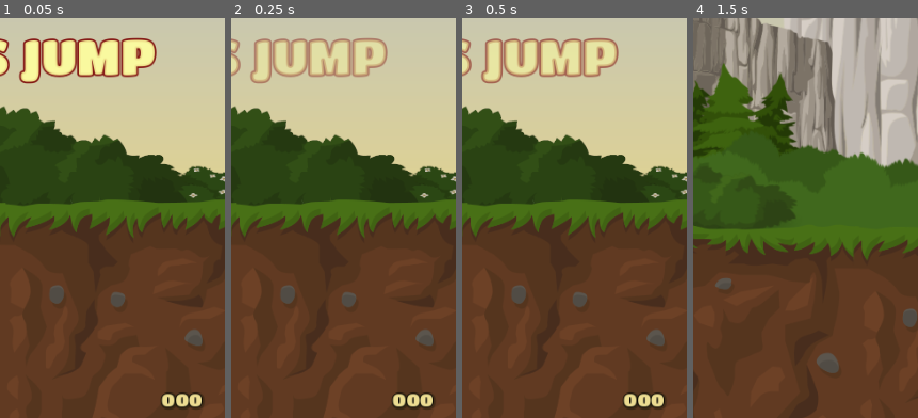
Above: before the commit, frames 1-4 (left to right).
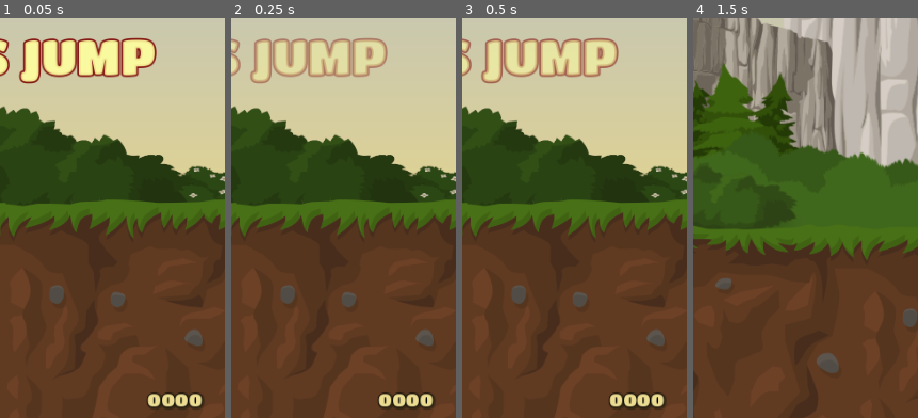
Above: after the commit, the same moments.

Repository: RuhlMirko/godot-learning
Game: Godot game, scene res://main.tscn
Two runs of this game, one before a commit and one after it. Both use one fixed random seed, a clock stepped at 60 frames per second and the inputs below.
Inputs:
- Up to frame 1 (0.05 s): no input
- Up to frame 2 (0.25 s): no input
- Up to frame 3 (0.5 s): no input
- Up to frame 4 (1.5 s): tap Up (jump) at 0.77 s
The pictures show only the part of the screen within x 50-100%, y 48-98%; the shares and areas given below are measured in that part.

The runs differ from the first frame. In frame 1, 0.4% of the frame differs, in the area x 64-91%, y 93-98%; in frame 2, 0.4%; in frame 3, 0.4%; in frame 4, nothing differs.

Commit message:
Added high score

Diff:
--- /dev/null
+++ b/tappy/globals/ScoreManager.gd
@@ -0,0 +1,21 @@
+extends Node
+
+var _score : int = 0
+var high_score : int = 0:
+	set(value):
+		if value > high_score:
+			high_score = value
+
+func _ready() -> void:
+	Signalhub.tappy_died.connect(on_tappy_died)
+
+func on_tappy_died()->void:
+	high_score = _score
+	reset_score()
+
+func reset_score()->void:
+	_score = 0
+
+func add_point()->void:
+	_score += 1
+	Signalhub.scored_gate(_score)
--- a/tappy/globals/signalhub.gd
+++ b/tappy/globals/signalhub.gd
@@ -1,10 +1,10 @@
 extends Node
 
 signal tappy_died
-signal scored
+signal scored(score:int)
 
 func emit_tappy_died()->void:
 	tappy_died.emit()
 
-func scored_gate()->void:
-	scored.emit()
+func scored_gate(score:int)->void:
+	scored.emit(score)
--- a/tappy/main.gd
+++ b/tappy/main.gd
@@ -1,5 +1,6 @@
 extends Control
 
+@onready var high_score_label: Label = $MarginContainer/HighScoreLabel
 
 func _unhandled_input(event: InputEvent) -> void:
 	if event.is_action_pressed("jump"):
@@ -8,3 +9,4 @@
 
 func _ready() -> void:
 	get_tree().paused = false
+	high_score_label.text = "%04d" % ScoreManager.high_score
--- a/tappy/main.tscn
+++ b/tappy/main.tscn
@@ -99,7 +99,7 @@
 text = "Highscore"
 label_settings = ExtResource("3_1bvp3")
 
-[node name="Label3" type="Label" parent="MarginContainer" unique_id=295600725]
+[node name="HighScoreLabel" type="Label" parent="MarginContainer" unique_id=295600725]
 layout_mode = 2
 size_flags_horizontal = 8
 size_flags_vertical = 8
--- a/tappy/project.godot
+++ b/tappy/project.godot
@@ -19,6 +19,7 @@
 
 GameManager="*uid://cq6miw6x7fuho"
 Signalhub="*uid://bc023qusy7bux"
+ScoreManager="*uid://0dog33vriegn"
 
 [display]
 
--- a/tappy/scenes/game.gd
+++ b/tappy/scenes/game.gd
@@ -11,7 +11,7 @@
 
 # Called when the node enters the scene tree for the first time.
 func _ready() -> void:
-	pass
+	ScoreManager.reset_score()
 
 
 func _on_spawner_timer_timeout() -> void:
--- a/tappy/scenes/game_ui.gd
+++ b/tappy/scenes/game_ui.gd
@@ -4,6 +4,7 @@
 @onready var change_label_timer: Timer = $ChangeLabelTimer
 @onready var game_over_label_2: Label = $MarginContainer/GameOverLabel2
 @onready var game_over_sound: AudioStreamPlayer = $gameOverSound
+@onready var score_label: Label = $MarginContainer/ScoreLabel
 
 var can_go_main:bool= false
 
@@ -13,6 +14,9 @@
 
 func _ready() -> void:
 	Signalhub.tappy_died.connect(game_over)
+	Signalhub.scored.connect(on_point_scored)
+	#on_point_scored(0)
+
 	can_go_main = false
 
 func game_over()->void:
@@ -20,8 +24,13 @@
 	change_label_timer.start()
 	game_over_sound.play()
 
+func on_point_scored(score:int)->void:
+	score_label.text = "%04d" % score
 
 func _on_change_label_timer_timeout() -> void:
 	can_go_main = true
 	game_over_label.hide()
 	game_over_label_2.show()
+
+#func _process(delta: float) -> void:
+	#
--- a/tappy/scenes/gates.gd
+++ b/tappy/scenes/gates.gd
@@ -27,4 +27,7 @@
 func _on_laser_body_entered(_body: Node2D) -> void:
 	print("+1")
 	score_sound.play()
-	Signalhub.scored_gate()
+	ScoreManager.add_point()
+
+func add_point()->void:
+	Signalhub.scored_gate(1)
Not shown, added: tappy/globals/ScoreManager.gd.uid
